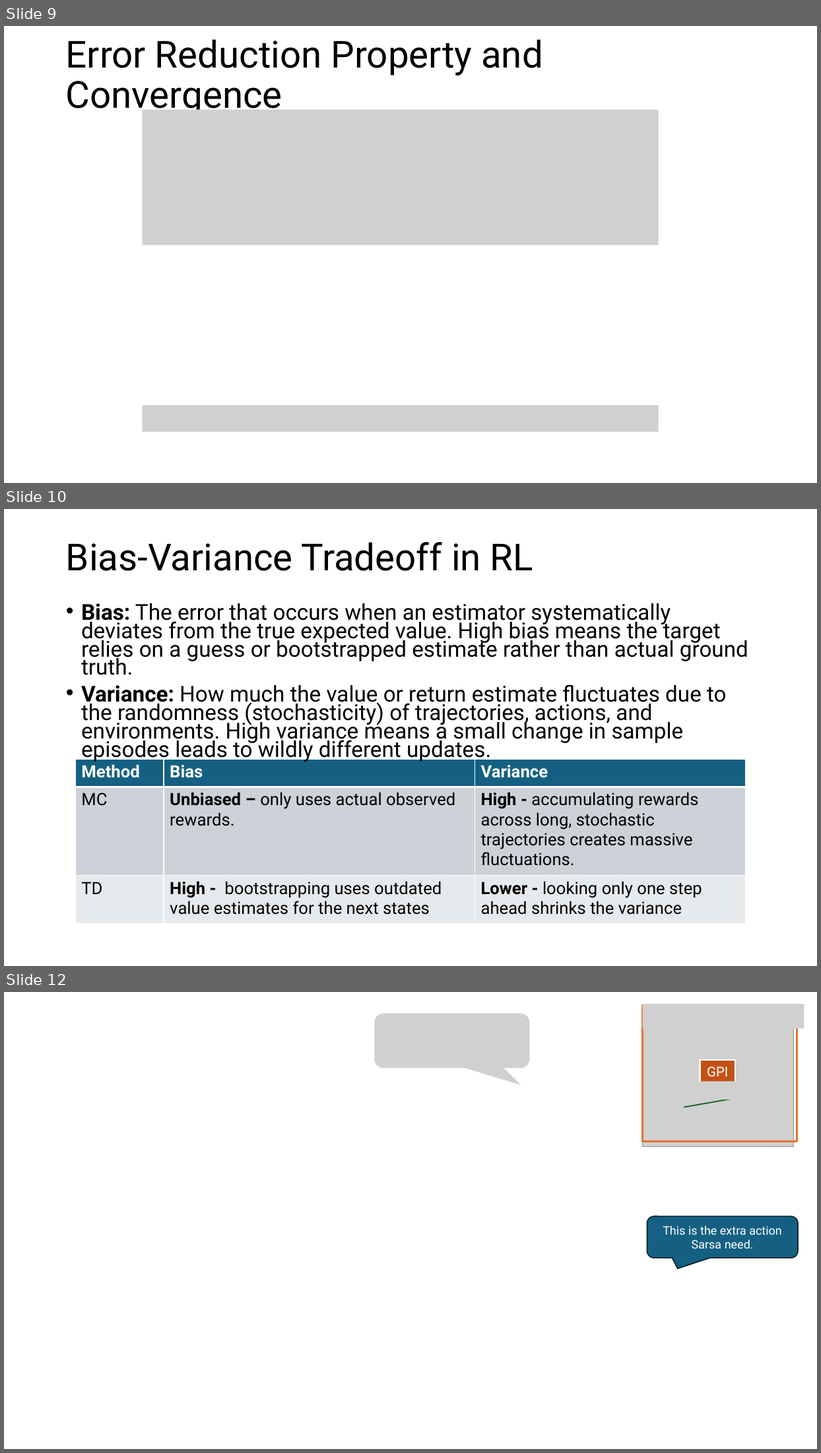
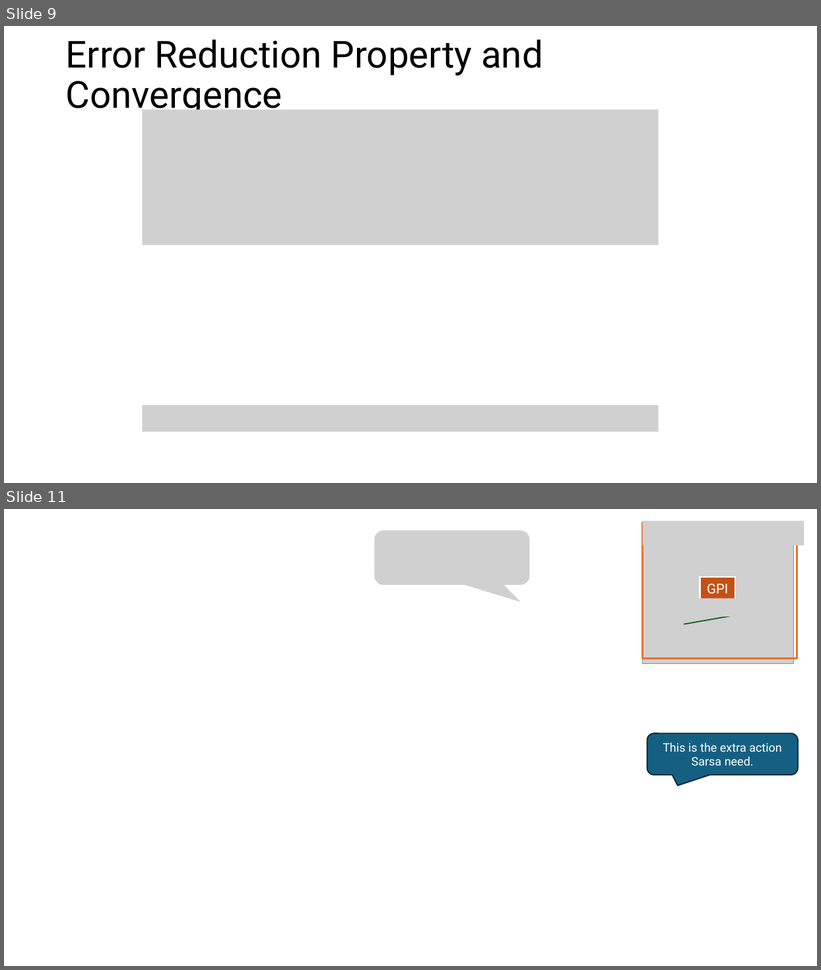
Before and after one commit to mhahsler/Introduction_to_Reinforcement_Learning, a slide deck: slides/Lecture_Chapter07.pptx. Shown one above the other, each under a label of ours: slides 9, 10 and 12 before the commit, slides 9 and 11 after it; the slides between them are not shown. The pictures are 821x1453 and 821x970 pixels, drawn with LibreOffice and Linux fonts; fonts in the diff are those of the drawing; grey boxes stand for pictures. Boxes give left, top, right and bottom in pixels: in the first picture for what was removed or moved away, otherwise in the second. Text is boxed around its words. In the diff, an @@ line names an element or a change of style, - is before the commit and + after.

Commit message:
improved bias vs variance discussion.

```diff
--- a/slides/Lecture_Chapter07.pptx
+++ b/slides/Lecture_Chapter07.pptx
@@ slide 10 removed at box(4, 509, 817, 966), background #FFFFFF @@
@@ title removed at box(66, 542, 533, 571) @@
-Bias-Variance Tradeoff in RL
@@ text removed at box(81, 603, 748, 763) @@
-• Bias: The error that occurs when an estimator systematically deviates from the true expected value. High bias means the target relies on a guess or bootstrapped estimate rather than actual ground truth.
-• Variance: How much the value or return estimate fluctuates due to the randomness (stochasticity) of trajectories, actions, and environments. High variance means a small change in sample episodes leads to wildly different updates.
@@ table removed at box(75, 759, 746, 923), 3 rows, 3 columns @@
-Method | Bias | Variance
-MC | Unbiased – only uses actual observed rewards. | High - accumulating rewards across long, stochastic trajectories creates massive fluctuations.
-TD | High - bootstrapping uses outdated value estimates for the next states | Lower - looking only one step ahead shrinks the variance
@@ what was slide 12 is now slide 11 @@
```
Also in this commit, not shown: 3 slides added, 5 other files.
